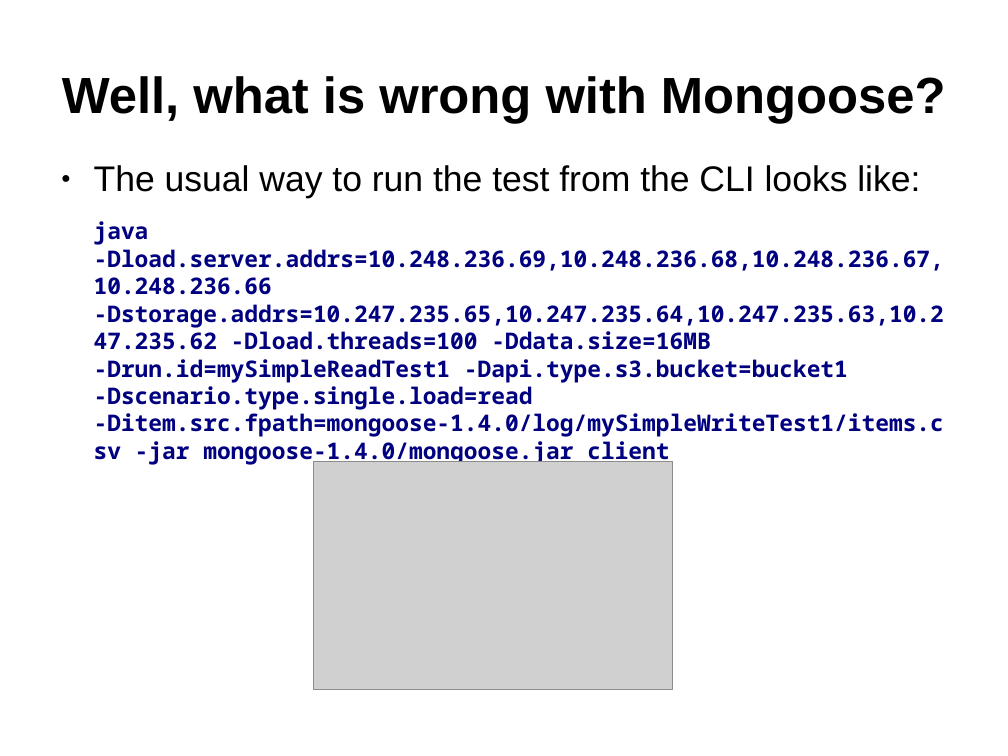
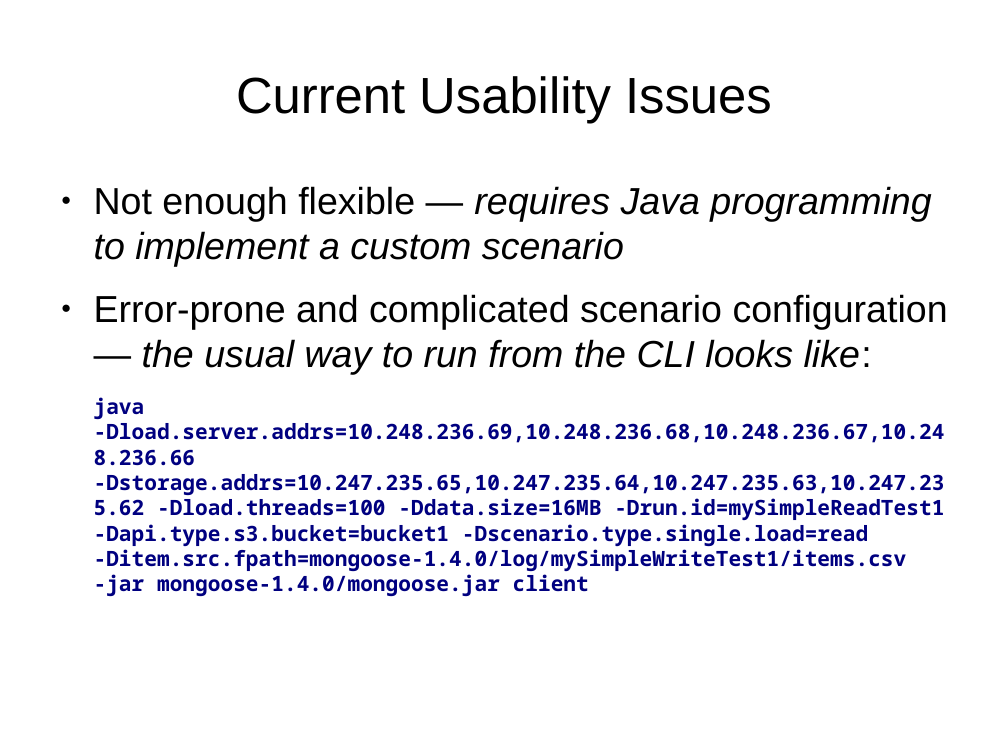
Before and after one commit to emc-mongoose/mongoose, a slide deck: slide 4 of doc/mongoosev2.odp. Drawn at 1008x756 pixels with LibreOffice and Linux fonts; fonts in the diff are those of the drawing; grey boxes stand for pictures. Boxes give left, top, right and bottom in pixels: in the first picture for what was removed or moved away, otherwise in the second. Text is boxed around its words. In the diff, an @@ line names an element or a change of style, - is before the commit and + after.

Commit message:
73 predefined scenarios done

```diff
--- a/doc/mongoosev2.odp
+++ b/doc/mongoosev2.odp
@@ title at box(236, 76, 772, 124): text changed; bold off @@
-Well, what is wrong with Mongoose?
+Current Usability Issues
@@ text "Not enough flexible — requires ...": place and size @@
-text "Not enough flexible — requires ..." at box(94, 165, 944, 465)
+text "Not enough flexible — requires ..." at box(94, 186, 948, 596)
@@ text at box(94, 186, 948, 375): text changed; size 28 to 29.6 pt; italic on @@
-● The usual way to run the test from the CLI looks like:
+● Not enough flexible — requires Java programming to implement a custom scenario
+● Error-prone and complicated scenario configuration — the usual way to run from the CLI looks like:
@@ text at box(94, 397, 945, 596): size 18 to 16.6 pt in "java -Dload.server.addrs=10.248.236.69,10.248.236.68,10.248. ..." @@
@@ picture removed at box(314, 461, 673, 689) @@
```
Also in this commit, not shown: 5 other slides changed, 1 slide added, 1 slide removed, 54 other files.
